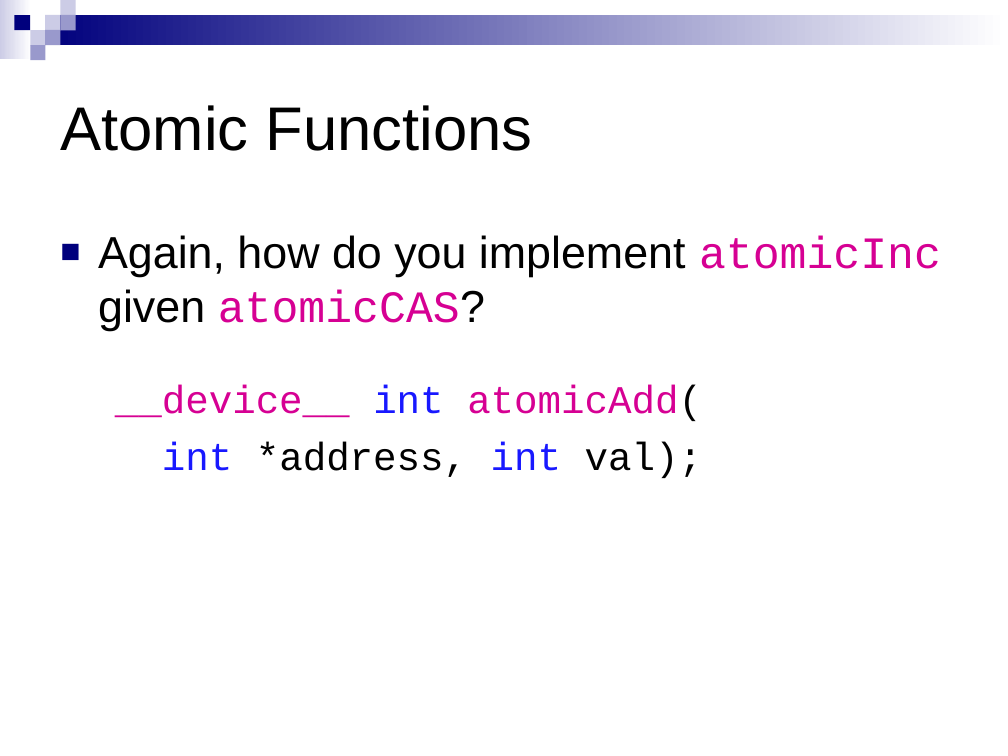
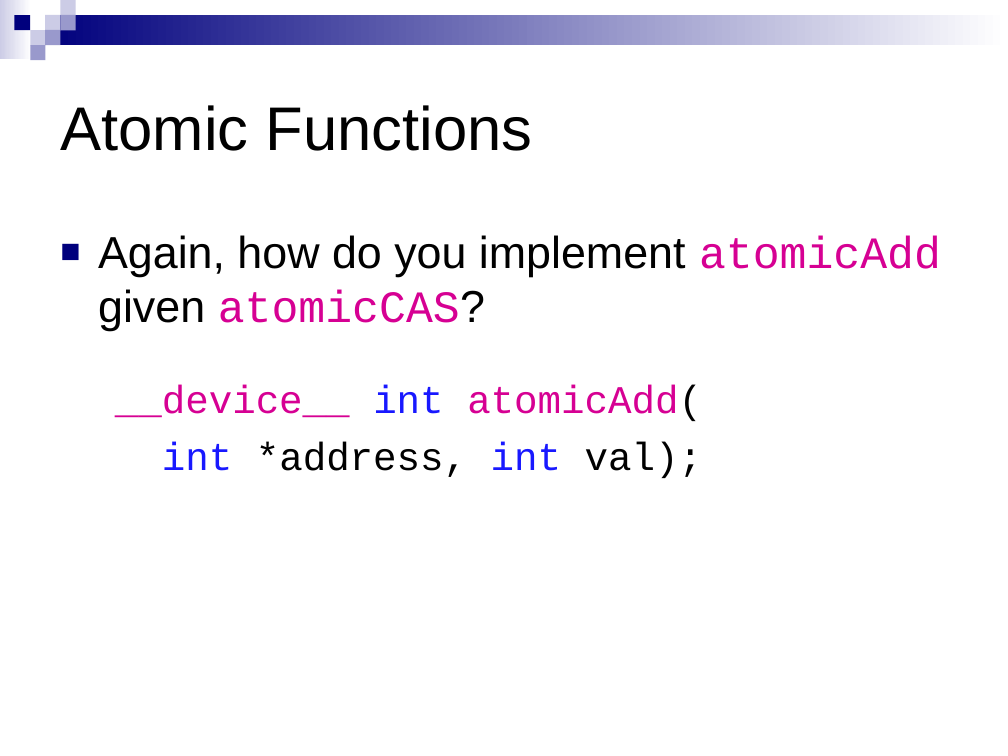
Before and after one commit to CIS565-Spring-2012/cis565-spring-2012.github.com, a slide deck: slide 112 of lectures/01-30-CUDA-Intro-2-of-2.ppt. Drawn at 1008x756 pixels with LibreOffice and Linux fonts; fonts in the diff are those of the drawing. Boxes give left, top, right and bottom in pixels: in the first picture for what was removed or moved away, otherwise in the second. Text is boxed around its words. In the diff, an @@ line names an element or a change of style, - is before the commit and + after.

Commit message:
Fixed typo in slides

```diff
--- a/lectures/01-30-CUDA-Intro-2-of-2.ppt
+++ b/lectures/01-30-CUDA-Intro-2-of-2.ppt
@@ text at (98,235,941,331): text changed @@
-■ Again, how do you implement atomicInc given atomicCAS?
+■ Again, how do you implement atomicAdd given atomicCAS?
```
Also in this commit, not shown: 6 other slides changed, 1 other file.
